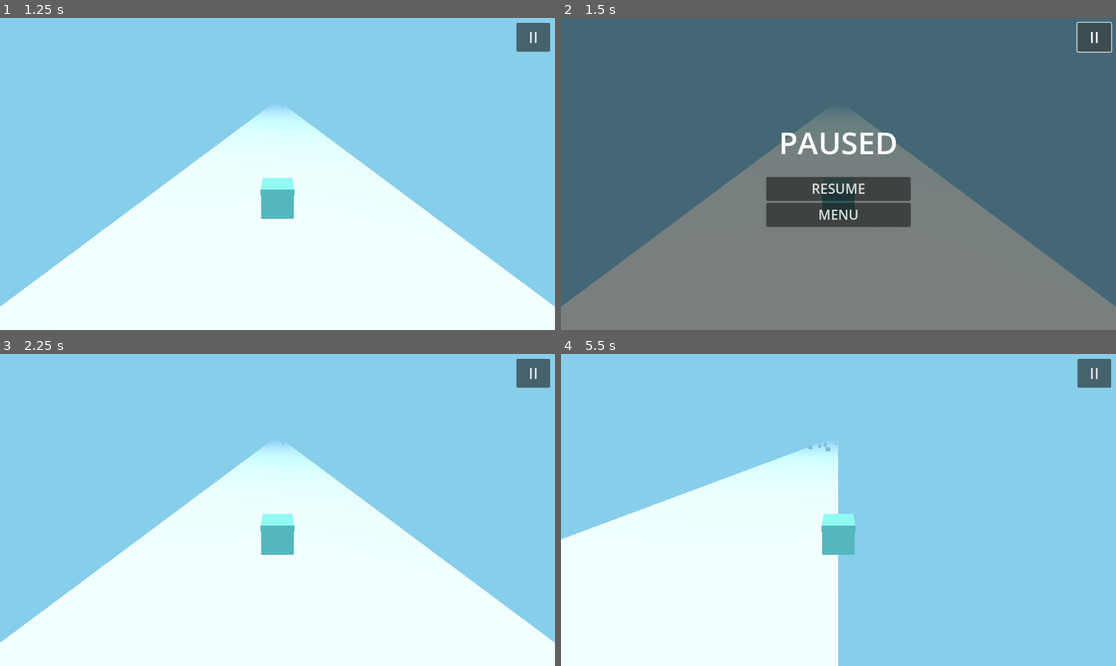
Above: before the commit, frames 1-4 (two rows, left to right).
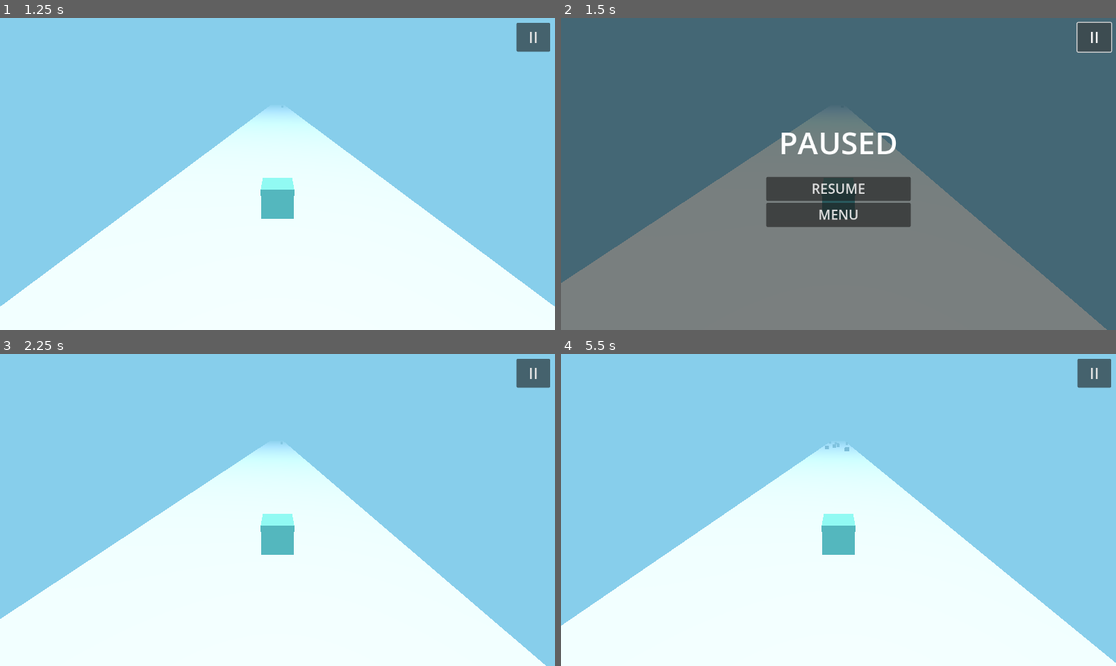
Above: after the commit, the same moments.

Repository: AgustinRamiroDiaz/el-juegazo
Game: Godot game, scene res://menu.tscn
The game is run twice, just before and just after one commit, with the same random seed, the same clock (stepped at 60 frames per second) and the same inputs.
Inputs (mouse positions are in pixels of both pictures, inside the frame that each line leads up to):
- Up to frame 1 (1.25 s): click "PLAY" at 0.5 s
- Up to frame 2 (1.5 s): click "II" at 1.25 s
- Up to frame 3 (2.25 s): click "RESUME" at 2 s
- Up to frame 4 (5.5 s): tap Enter at 2.75 s; move the mouse to (960, 494) at 2.77 s; hold Right (ui_right) 2.78-3.5 s; click (960, 494) at 2.92 s; drag from (727, 525) to (810, 572) at 3.52 s; move the mouse to (894, 441) at 4.27 s; hold Right (ui_right) 4.28-5 s; click (894, 441) at 4.42 s; tap Space at 5 s; drag from (810, 572) to (672, 463) at 5.02 s

Frame 1 is identical in both runs. In frame 2, 4.3% of the frame differs, in the area x 0-100%, y 30-100%; in frame 3, 4.3%; in frame 4, 25%, in the area x 0-100%, y 28-100%.

Commit message:
add touch controls

Diff:
--- a/player.gd
+++ b/player.gd
@@ -2,6 +2,10 @@
 
 @export var move_speed: float = 10.0
 @export var move_range: float = 5.0  # How far left/right the player can move
+@export var mouse_speed_multiplier: float = 2.0  # Speed multiplier for mouse movement
+
+var mouse_active: bool = false
+var target_x: float = 0.0
 
 func _ready():
 	# Set the player's material to a random pastel color
@@ -15,12 +19,69 @@
 	material.albedo_color = Color.from_hsv(hue, saturation, value)
 	$MeshInstance3D.set_surface_override_material(0, material)
 
+func _input(event):
+	# Handle mouse clicks and touch
+	if event is InputEventMouseButton:
+		if event.button_index == MOUSE_BUTTON_LEFT:
+			mouse_active = event.pressed
+			if event.pressed:
+				update_target_from_screen_position(event.position)
+	elif event is InputEventScreenTouch:
+		mouse_active = event.pressed
+		if event.pressed:
+			update_target_from_screen_position(event.position)
+	elif event is InputEventMouseMotion and mouse_active:
+		update_target_from_screen_position(event.position)
+	elif event is InputEventScreenDrag:
+		update_target_from_screen_position(event.position)
+
+func update_target_from_screen_position(screen_pos: Vector2):
+	# Get the camera
+	var camera = $Camera3D
+	if not camera:
+		return
+
+	# Project screen position to world space on the player's Z plane
+	var from = camera.project_ray_origin(screen_pos)
+	var direction = camera.project_ray_normal(screen_pos)
+
+	# Calculate where the ray intersects the plane at player's Z position
+	# Ray equation: point = from + t * direction
+	# Plane equation: z = player.position.z
+	# Solve for t: from.z + t * direction.z = player.position.z
+	if abs(direction.z) > 0.001:  # Avoid division by zero
+		var t = (position.z - from.z) / direction.z
+		var world_pos = from + direction * t
+		target_x = clamp(world_pos.x, -move_range, move_range)
+
 func _physics_process(_delta):
-	# Get input for left/right movement
-	var input_dir = Input.get_axis( "ui_right", "ui_left",)
+	var input_velocity = 0.0
 
-	# Move the player
-	velocity.x = input_dir * move_speed
+	# Check for keyboard input first
+	var input_dir = Input.get_axis("ui_right", "ui_left")
+
+	if input_dir != 0.0:
+		# Keyboard has priority - use keyboard input
+		input_velocity = input_dir * move_speed
+		mouse_active = false  # Disable mouse control when keyboard is used
+	elif mouse_active:
+		# Use mouse/touch control
+		var distance_to_target = target_x - position.x
+		var distance_abs = abs(distance_to_target)
+
+		# Speed based on distance: closer = slower, farther = faster
+		# Normalize distance to [0, 1] range based on move_range
+		var normalized_distance = clamp(distance_abs / move_range, 0.0, 1.0)
+		var speed = normalized_distance * move_speed * mouse_speed_multiplier
+
+		# Move towards target
+		if distance_abs > 0.1:  # Dead zone to prevent jitter
+			input_velocity = sign(distance_to_target) * speed
+		else:
+			input_velocity = 0.0
+
+	# Apply velocity
+	velocity.x = input_velocity
 
 	# Clamp player position to stay within bounds
 	position.x = clamp(position.x, -move_range, move_range)
